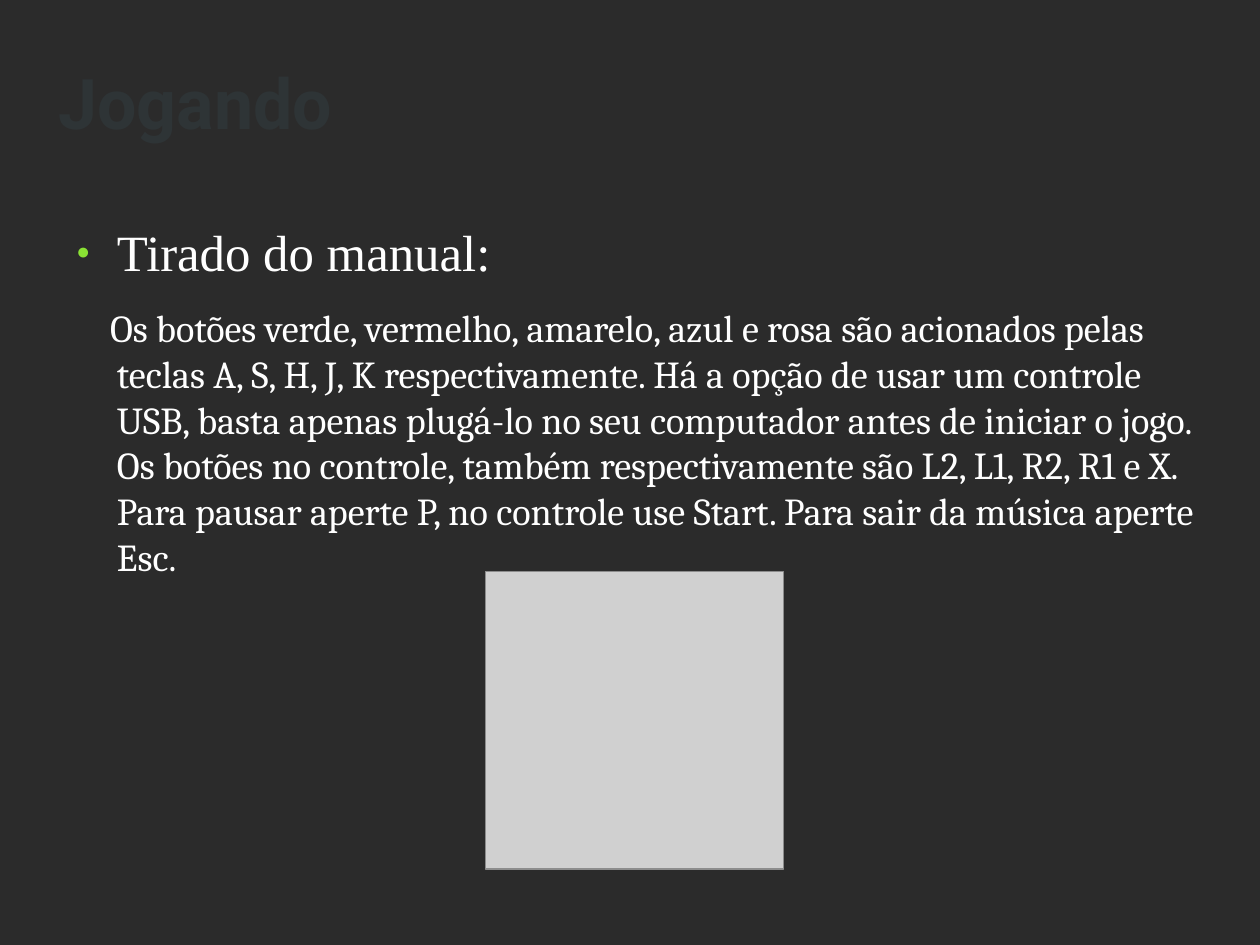
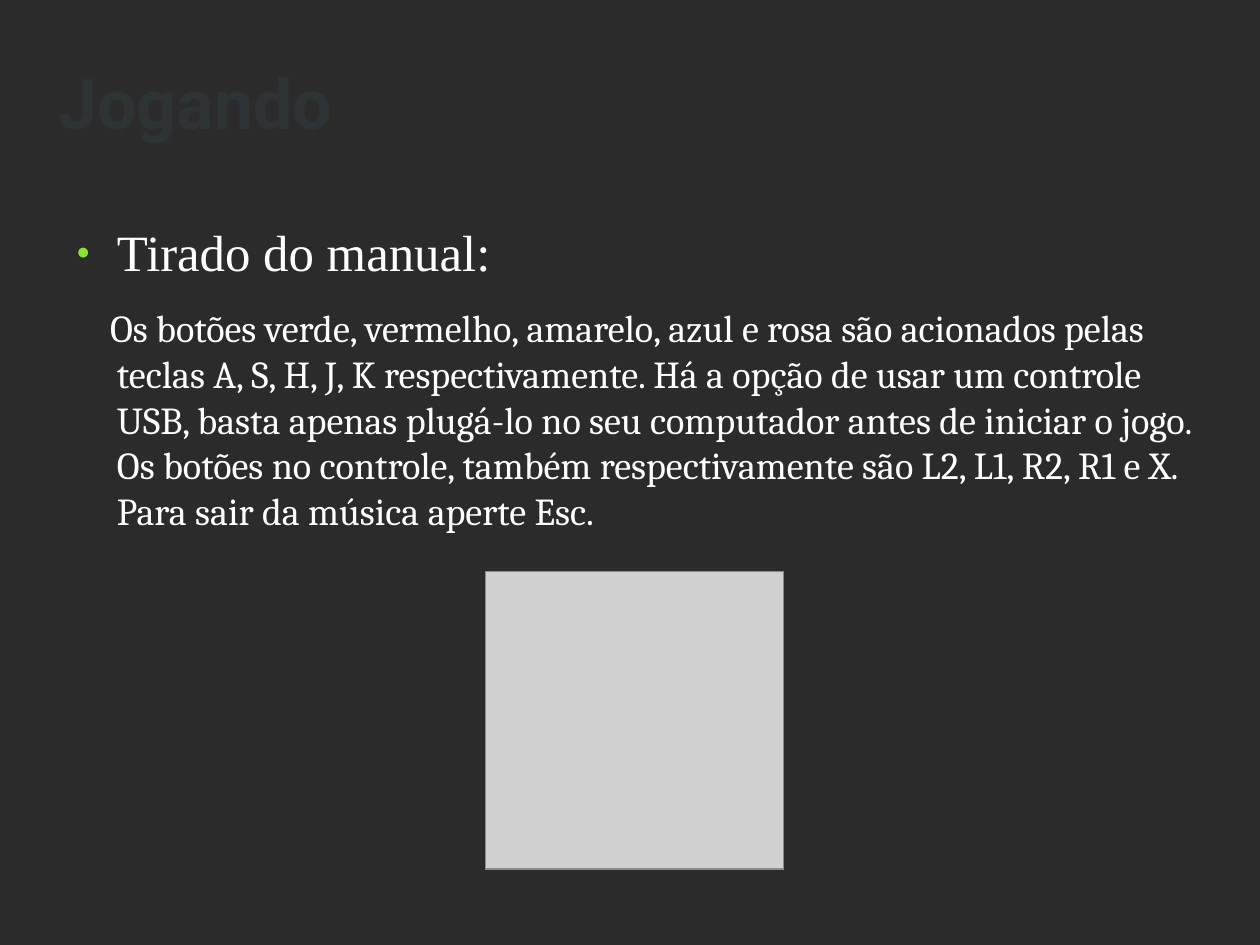
Before and after one commit to pedrovsra/Drumsmith, a slide deck: slide 4 of Apresentacao/Apresentacao.odp. Drawn at 1260x945 pixels with LibreOffice and Linux fonts; fonts in the diff are those of the drawing; grey boxes stand for pictures; background and template pictures are left out; a plain dark background stands for a picture behind light text. Boxes give left, top, right and bottom in pixels: in the first picture for what was removed or moved away, otherwise in the second. Text is boxed around its words. In the diff, an @@ line names an element or a change of style, - is before the commit and + after.

```diff
--- a/Apresentacao/Apresentacao.odp
+++ b/Apresentacao/Apresentacao.odp
@@ text at box(110, 315, 1192, 533): text changed @@
-Os botões verde, vermelho, amarelo, azul e rosa são acionados pelas teclas A, S, H, J, K respectivamente. Há a opção de usar um controle USB, basta apenas plugá-lo no seu computador antes de iniciar o jogo. Os botões no controle, também respectivamente são L2, L1, R2, R1 e X. Para pausar aperte P, no controle use Start. Para sair da música aperte Esc.
+Os botões verde, vermelho, amarelo, azul e rosa são acionados pelas teclas A, S, H, J, K respectivamente. Há a opção de usar um controle USB, basta apenas plugá-lo no seu computador antes de iniciar o jogo. Os botões no controle, também respectivamente são L2, L1, R2, R1 e X. Para sair da música aperte Esc.
```
Also in this commit, not shown: 8 other slides changed, 1 slide removed, 10 other files.
